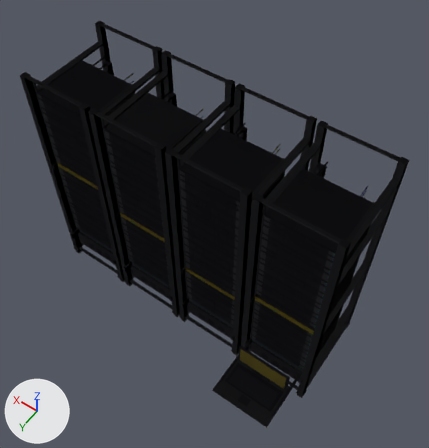
The glTF model landing-page/assets/models/dciem-rack.glb: old version first, new version second.
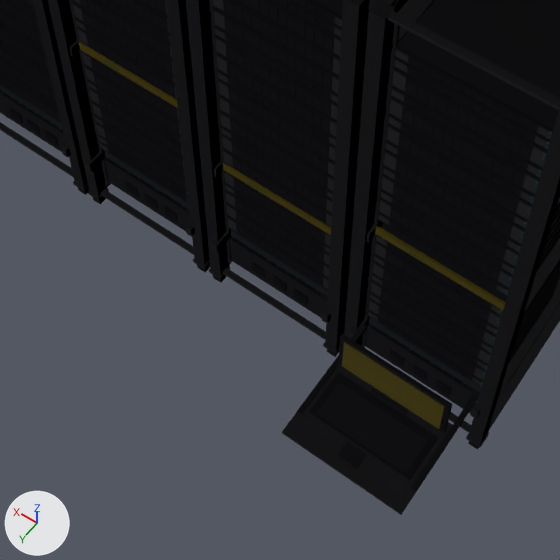
Old and new are each drawn whole from a camera (50 mm lens) standing at (-1.75, 2.31, 4.64) and looking at (-0.13, 0.05, 1.09) and again close up on the part from 20% to 79% of the width and 43% to 100% of the height. The axes (+X, +Y, +Z) are drawn at lower left. The lights are the same throughout. The older version's two pictures come first. Where no turn or scale is listed for an object, it has been applied to the vertices.

Names of what the first close-up shows: 'kvmscreen', 'n0', 'n1', 'n100', 'n1088', 'n1089', 'n1622', 'n48', 'n550', 'n568', 'n569', 'n93', 'n94', 'n95', 'n96', 'n97', 'n98', 'n99' and 724 more.
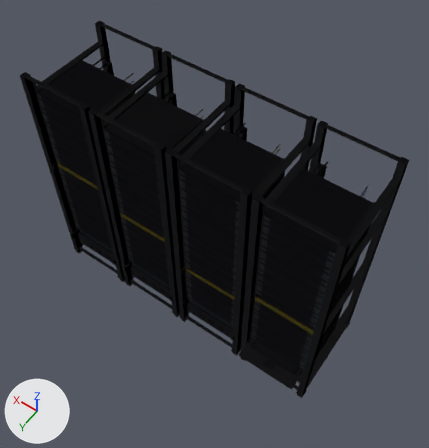
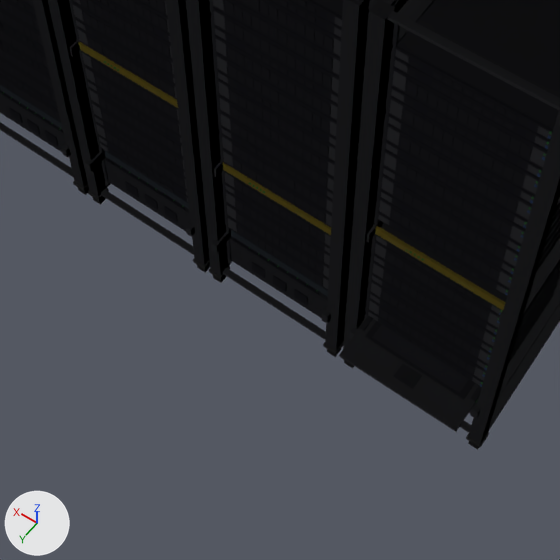
Changed parts and their boxes [x1, y1, x2, y2] in the close-ups (560 x 560 px):
'n95', moved: before [282, 365, 458, 515]; after [339, 319, 479, 431]
'n97', moved: before [317, 382, 428, 473]; after [373, 325, 469, 393]
'n96', moved: before [309, 372, 438, 480]; after [365, 321, 475, 400]
'kvmscreen', moved (not visible afterwards): before [342, 342, 445, 429]
'n100', moved (not visible afterwards): before [338, 334, 452, 433]
'n98', moved: before [337, 441, 367, 469]; after [393, 364, 422, 389]
'n93', moved: before [411, 394, 478, 491]; after [471, 386, 482, 402]
'n94', moved: before [297, 324, 367, 414]; after [359, 316, 373, 331]
'n99', moved (not visible afterwards): before [370, 388, 409, 416]
'n48', unchanged, covered by the edit: before [365, 323, 480, 414]

What changed in the scene script:
```text
Change ob_n93:
    ob_n93.location: (-1.176, 0.583, 0.354) -> (-1.176, 0.195, 0.354)
Change ob_n94:
    ob_n94.location: (-0.714, 0.583, 0.354) -> (-0.714, 0.195, 0.354)
Change ob_n95:
    ob_n95.location: (-0.945, 0.695, 0.349) -> (-0.945, 0.345, 0.349)
Change ob_n96:
    ob_n96.location: (-0.945, 0.675, 0.359) -> (-0.945, 0.325, 0.359)
Change ob_n97:
    ob_n97.location: (-0.945, 0.685, 0.363) -> (-0.945, 0.335, 0.363)
Change ob_n98:
    ob_n98.location: (-0.945, 0.805, 0.359) -> (-0.945, 0.455, 0.359)
Change ob_n99:
    ob_n99.location: (-0.945, 0.575, 0.372) -> (-0.945, 0.225, 0.372)
Change ob_n100:
    ob_n100.location: (-0.945, 0.565, 0.494) -> (-0.945, 0.225, 0.484)
Change ob_kvmscreen:
    ob_kvmscreen.location: (-0.945, 0.574, 0.494) -> (-0.945, 0.234, 0.484)
```
